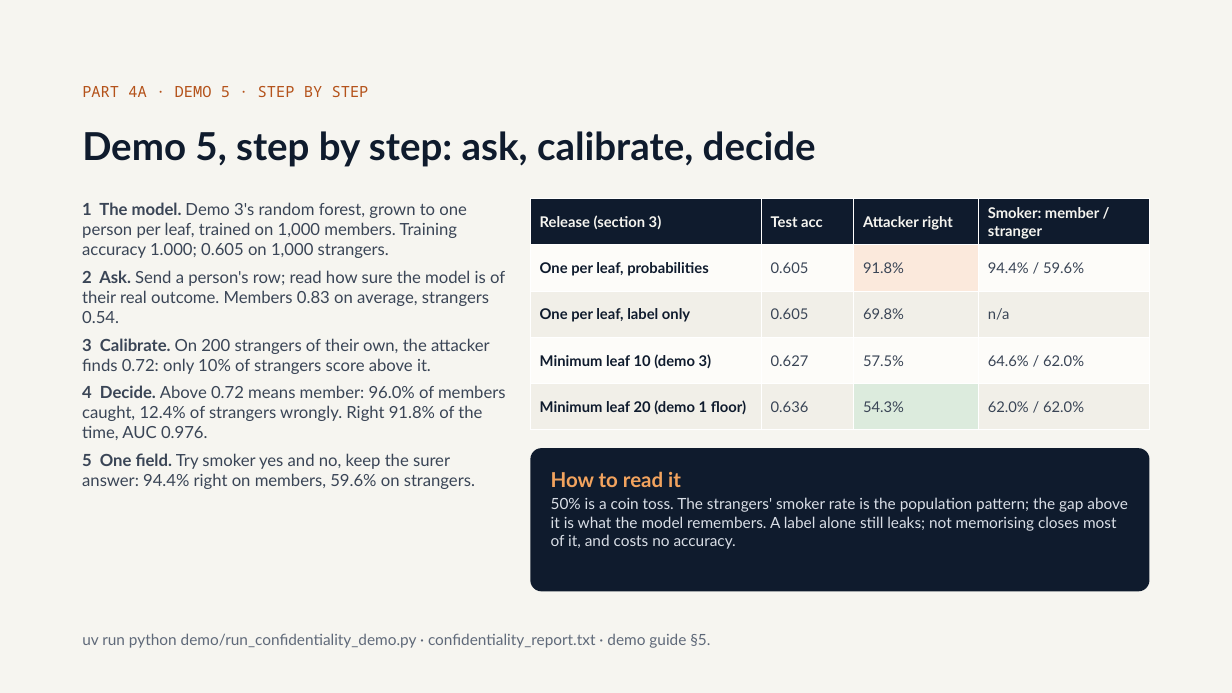
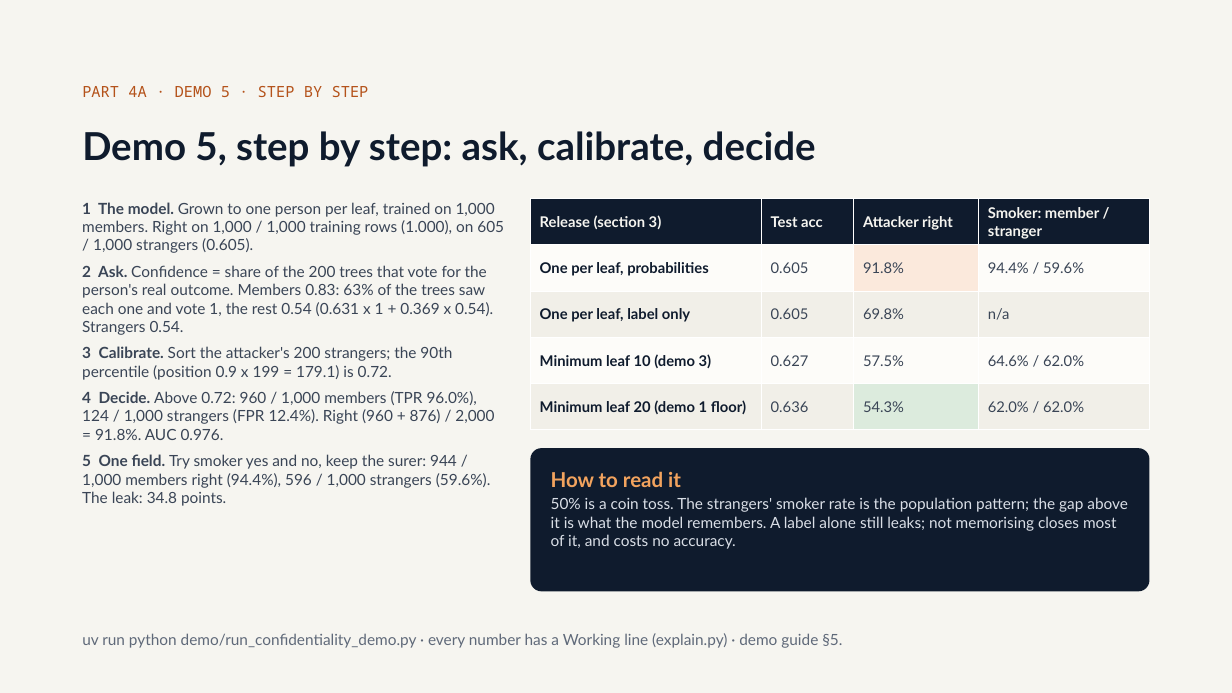
Before and after one commit to olonok69/graimatter_ML, a slide deck: slide 33 of docs/Adversarial_ML.pptx. Drawn at 1232x693 pixels with LibreOffice and Linux fonts; fonts in the diff are those of the drawing. Boxes give left, top, right and bottom in pixels: in the first picture for what was removed or moved away, otherwise in the second. Text is boxed around its words. In the diff, an @@ line names an element or a change of style, - is before the commit and + after.

```diff
--- a/docs/Adversarial_ML.pptx
+++ b/docs/Adversarial_ML.pptx
@@ text at box(82, 202, 504, 506): text changed; size 13 to 12 pt @@
-1 The model. Demo 3's random forest, grown to one person per leaf, trained on 1,000 members. Training accuracy 1.000; 0.605 on 1,000 strangers.
-2 Ask. Send a person's row; read how sure the model is of their real outcome. Members 0.83 on average, strangers 0.54.
-3 Calibrate. On 200 strangers of their own, the attacker finds 0.72: only 10% of strangers score above it.
-4 Decide. Above 0.72 means member: 96.0% of members caught, 12.4% of strangers wrongly. Right 91.8% of the time, AUC 0.976.
-5 One field. Try smoker yes and no, keep the surer answer: 94.4% right on members, 59.6% on strangers.
+1 The model. Grown to one person per leaf, trained on 1,000 members. Right on 1,000 / 1,000 training rows (1.000), on 605 / 1,000 strangers (0.605).
+2 Ask. Confidence = share of the 200 trees that vote for the person's real outcome. Members 0.83: 63% of the trees saw each one and vote 1, the rest 0.54 (0.631 x 1 + 0.369 x 0.54). Strangers 0.54.
+3 Calibrate. Sort the attacker's 200 strangers; the 90th percentile (position 0.9 x 199 = 179.1) is 0.72.
+4 Decide. Above 0.72: 960 / 1,000 members (TPR 96.0%), 124 / 1,000 strangers (FPR 12.4%). Right (960 + 876) / 2,000 = 91.8%. AUC 0.976.
+5 One field. Try smoker yes and no, keep the surer: 944 / 1,000 members right (94.4%), 596 / 1,000 strangers (59.6%). The leak: 34.8 points.
@@ text at box(82, 633, 842, 648): text changed @@
-uv run python demo/run_confidentiality_demo.py · confidentiality_report.txt · demo guide §5.
+uv run python demo/run_confidentiality_demo.py · every number has a Working line (explain.py) · demo guide §5.
```
Also in this commit, not shown: 1 other slide changed, 18 other files.
